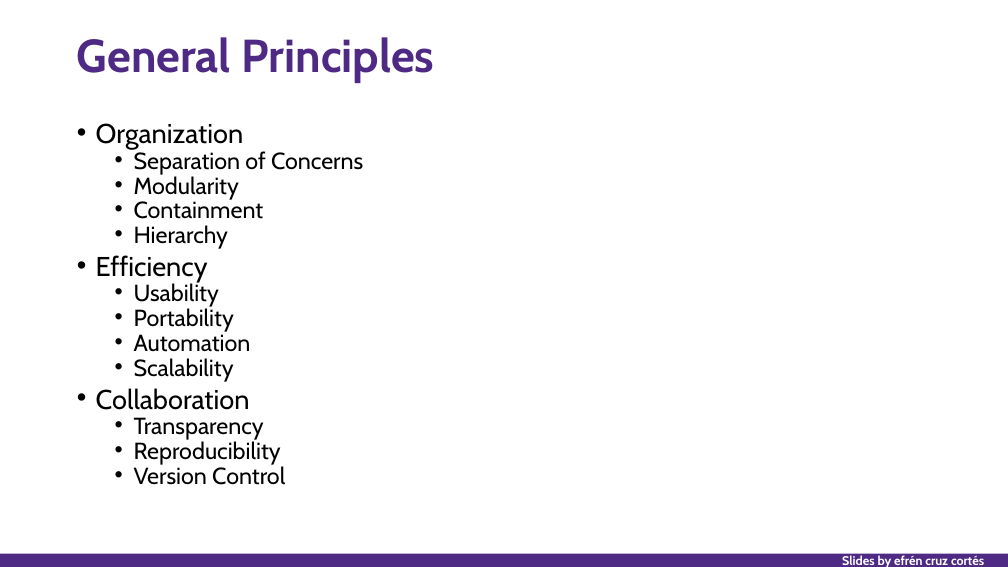
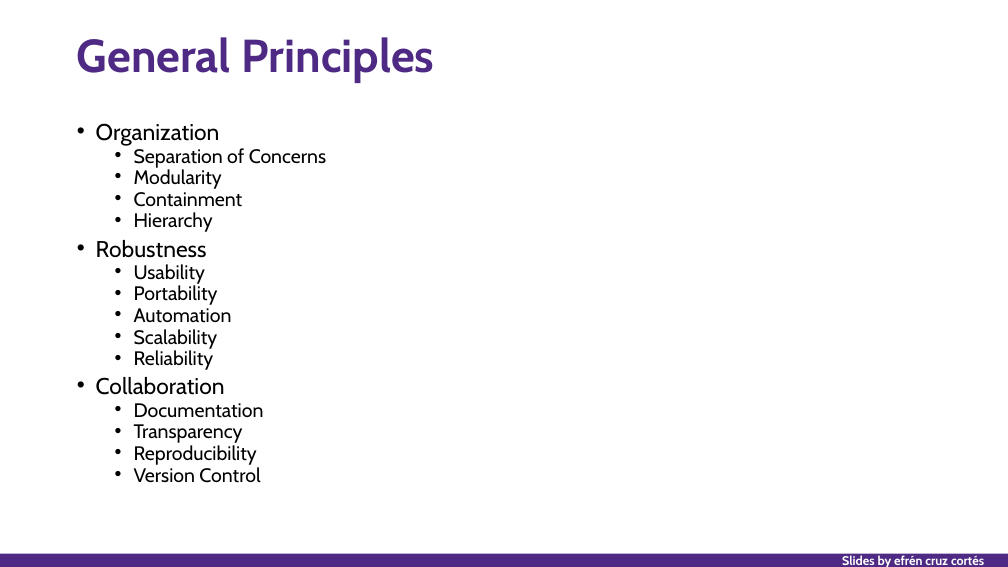
Before and after one commit to nuitrcs/researchers_guide_to_code_organization, a slide deck: slide 13 of researchers_guide_to_code_organization_day_1.pptx (slide 12 before the commit). Drawn at 1008x567 pixels with LibreOffice and Linux fonts; fonts in the diff are those of the drawing. Boxes give left, top, right and bottom in pixels: in the first picture for what was removed or moved away, otherwise in the second. Text is boxed around its words. In the diff, an @@ line names an element or a change of style, - is before the commit and + after.

```diff
--- a/researchers_guide_to_code_organization_day_1.pptx
+++ b/researchers_guide_to_code_organization_day_1.pptx
@@ text at (x1=96, y1=123, x2=326, y2=483): size 25.9 to 21.7 pt in "Organization", "Collaboration"; size 22.2 to 18.6 pt in "Separation of Concerns", "Modularity", "Containment", "Hierarchy" and 7 more places @@
@@ text at (x1=96, y1=240, x2=207, y2=258): text changed; size 25.9 to 21.7 pt @@
-• Efficiency
+• Robustness
@@ text at (x1=134, y1=350, x2=214, y2=370): paragraph added @@
+  • Reliability
@@ text at (x1=134, y1=403, x2=264, y2=418): paragraph added @@
+  • Documentation
```
Also in this commit, not shown: 12 other slides changed, 3 slides added, 4 other files.
